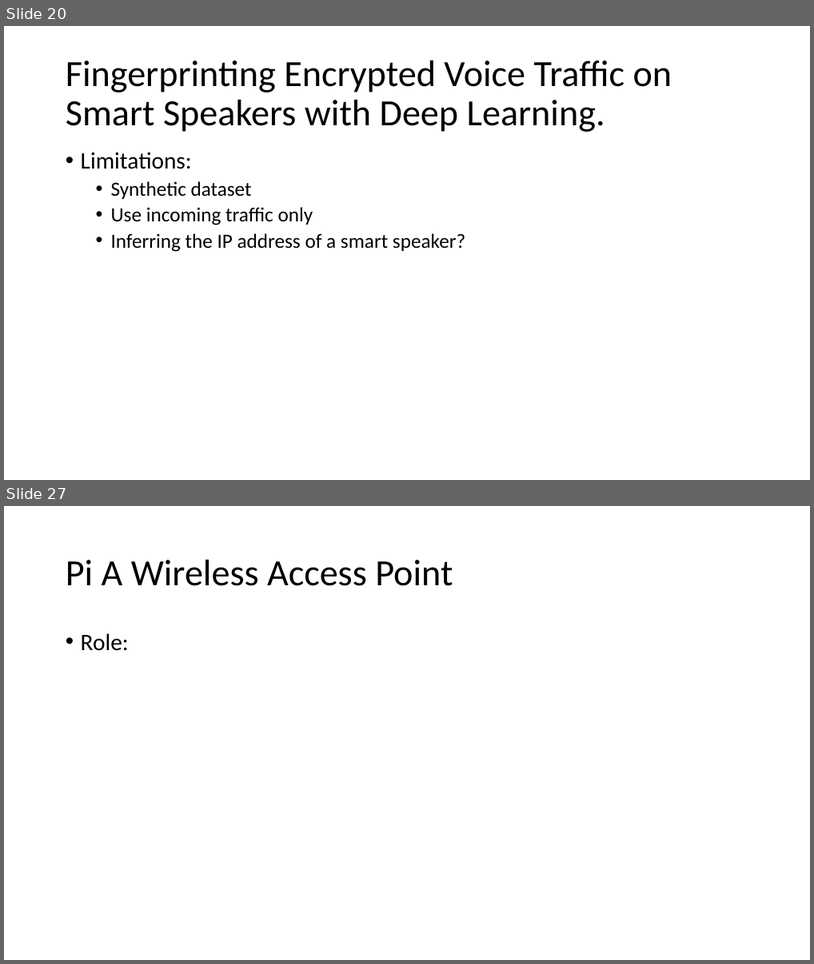
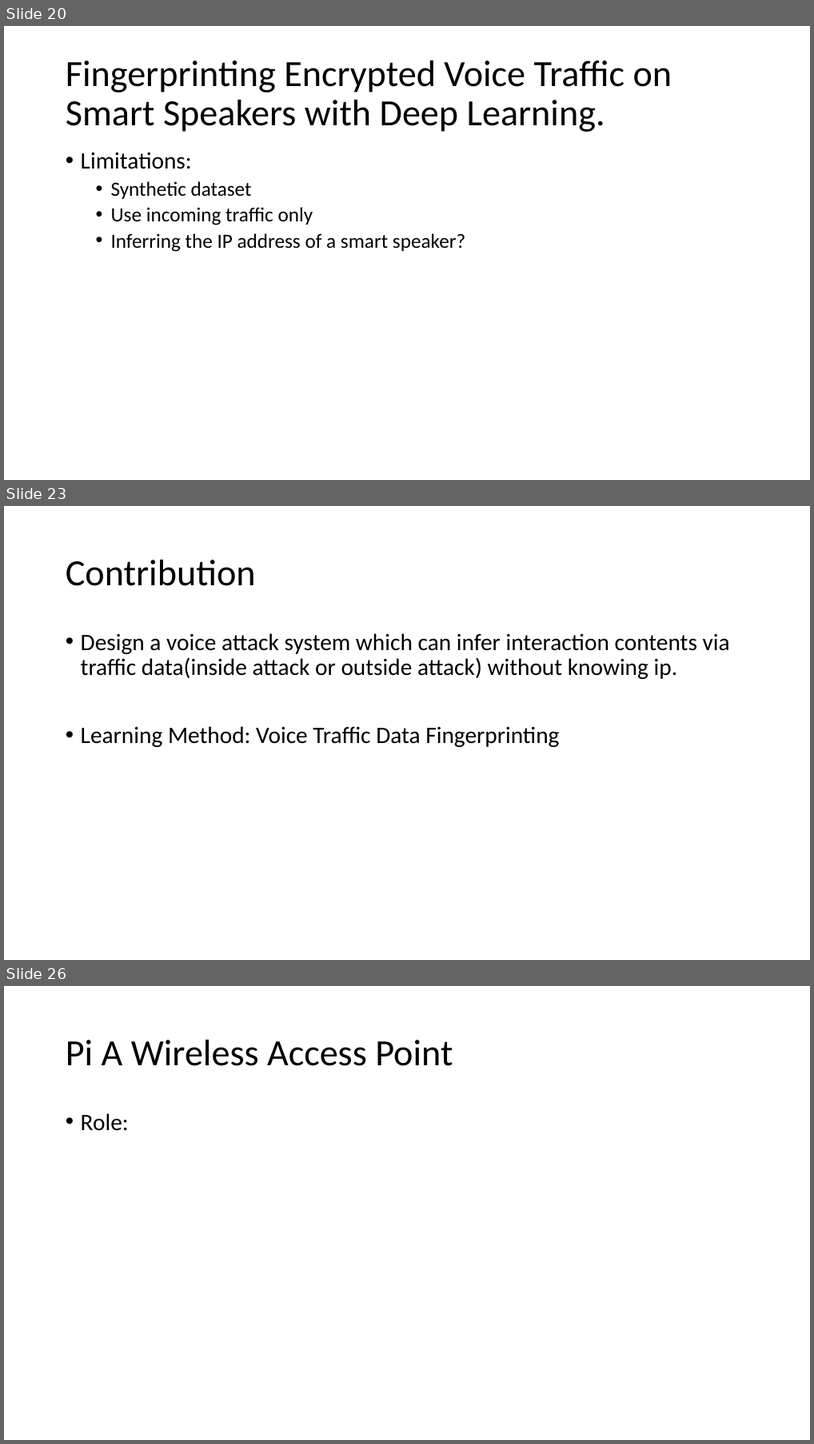
Before and after one commit to GXG-CS/Pi-Alexa, a slide deck: Presentation1.pptx. Shown one above the other, each under a label of ours: slides 20 and 27 before the commit, slides 20, 23 and 26 after it; the slides between them are not shown. The pictures are 814x964 and 814x1444 pixels, drawn with LibreOffice and Linux fonts; fonts in the diff are those of the drawing. Boxes give left, top, right and bottom in pixels: in the first picture for what was removed or moved away, otherwise in the second. Text is boxed around its words. In the diff, an @@ line names an element or a change of style, - is before the commit and + after.

```diff
--- a/Presentation1.pptx
+++ b/Presentation1.pptx
@@ slide 23 added at [4, 506, 810, 960], background #FFFFFF @@
@@ title added at [66, 560, 256, 586], 44 pt, text #000000 @@
+Contribution
@@ text added at [81, 633, 730, 747], 28 pt, text #000000 @@
+• Design a voice attack system which can infer interaction contents via traffic data(inside attack or outside attack) without knowing ip.
+• Learning Method: Voice Traffic Data Fingerprinting
@@ what was slide 27 is now slide 26 @@
```
Also in this commit, not shown: 3 slides changed, 1 other slide added, 3 slides removed.
